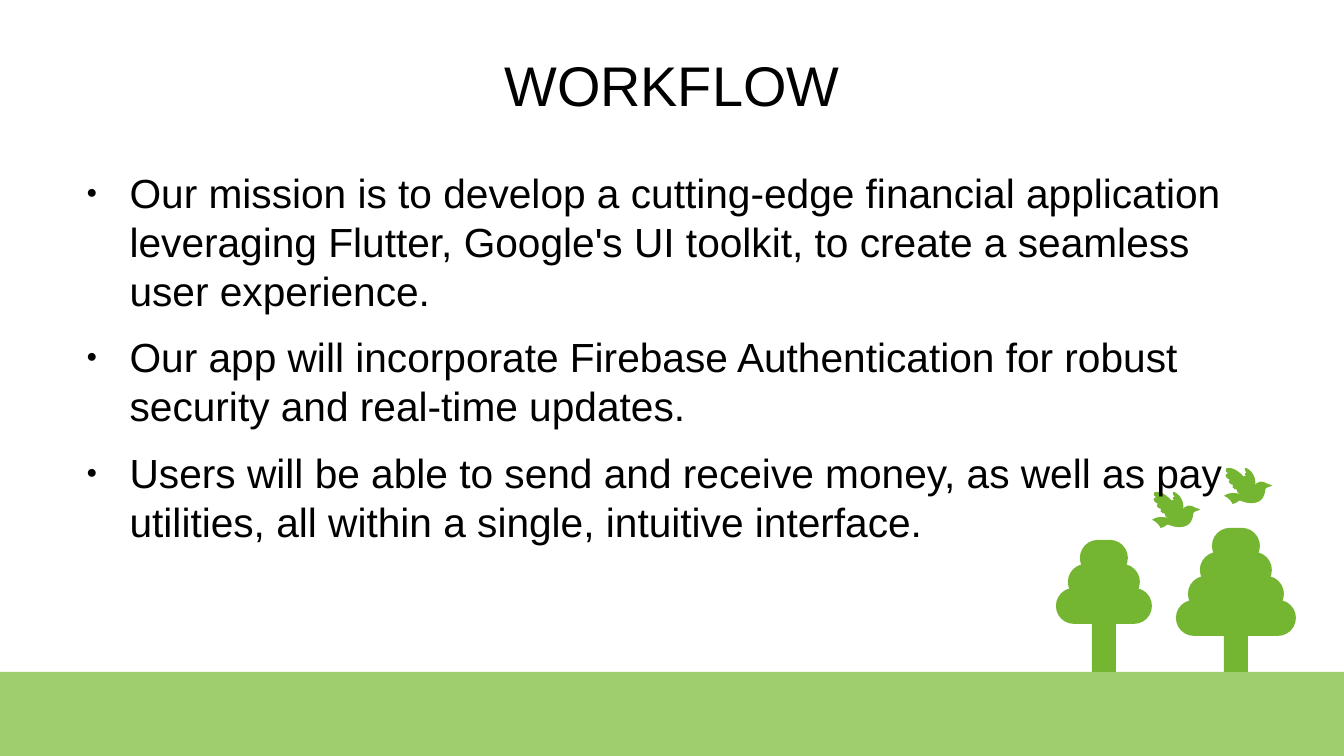
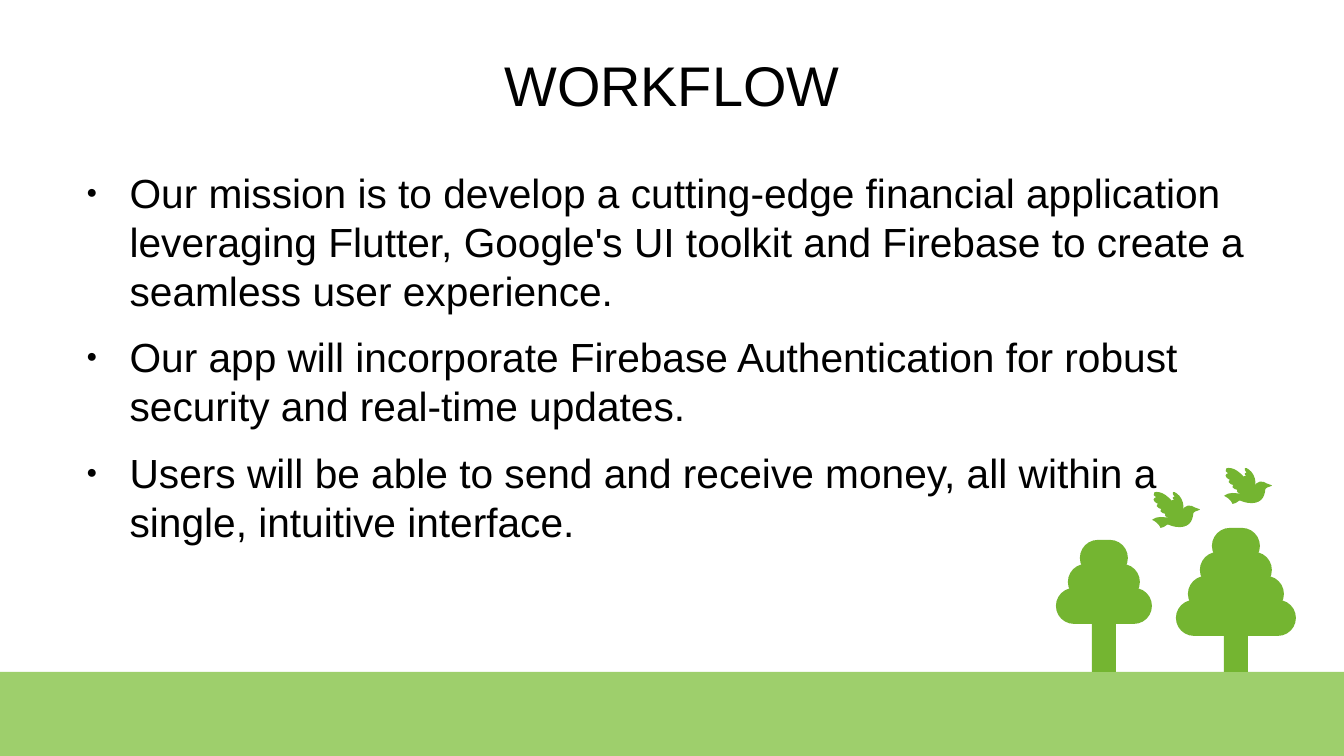
Before and after one commit to MichaelGetuWorku/KachaApp, a slide deck: slide 2 of Untitled 1.odp. Drawn at 1344x756 pixels with LibreOffice and Linux fonts; fonts in the diff are those of the drawing. Boxes give left, top, right and bottom in pixels: in the first picture for what was removed or moved away, otherwise in the second. Text is boxed around its words. In the diff, an @@ line names an element or a change of style, - is before the commit and + after.

```diff
--- a/Untitled 1.odp
+++ b/Untitled 1.odp
@@ text at (130, 178, 1244, 313): text changed @@
-● Our mission is to develop a cutting-edge financial application leveraging Flutter, Google's UI toolkit, to create a seamless user experience.
+● Our mission is to develop a cutting-edge financial application leveraging Flutter, Google's UI toolkit and Firebase to create a seamless user experience.
@@ text at (130, 458, 1157, 544): text changed @@
-● Users will be able to send and receive money, as well as pay utilities, all within a single, intuitive interface.
+● Users will be able to send and receive money, all within a single, intuitive interface.
```
Also in this commit, not shown: 3 other slides changed, 8 other files.
